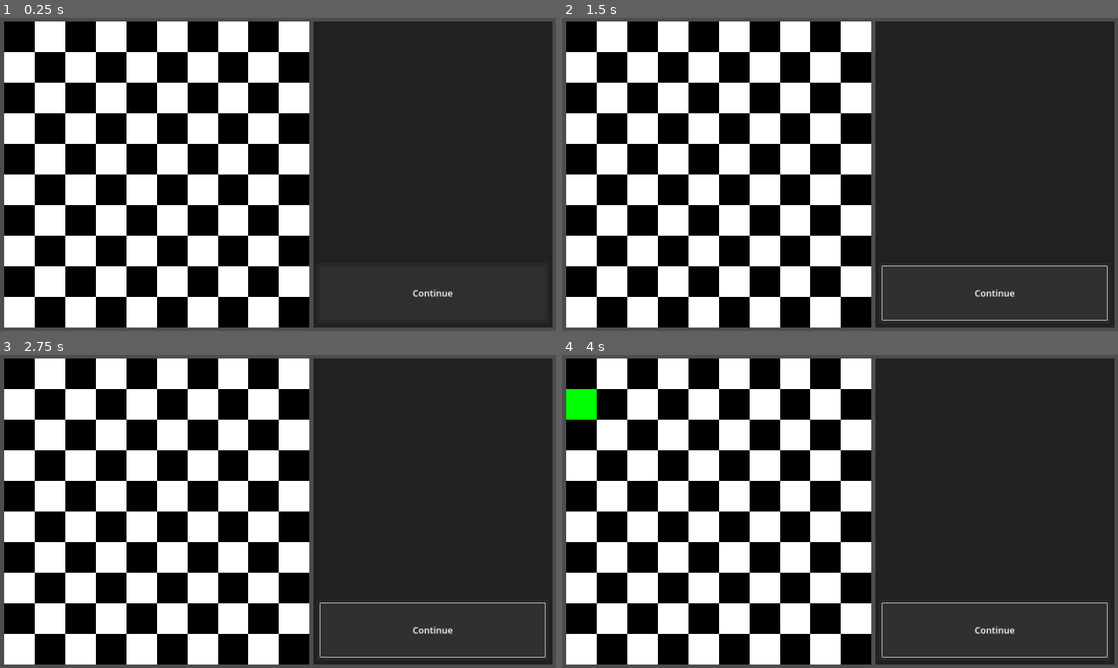
Above: before the commit, frames 1-4 (two rows, left to right).
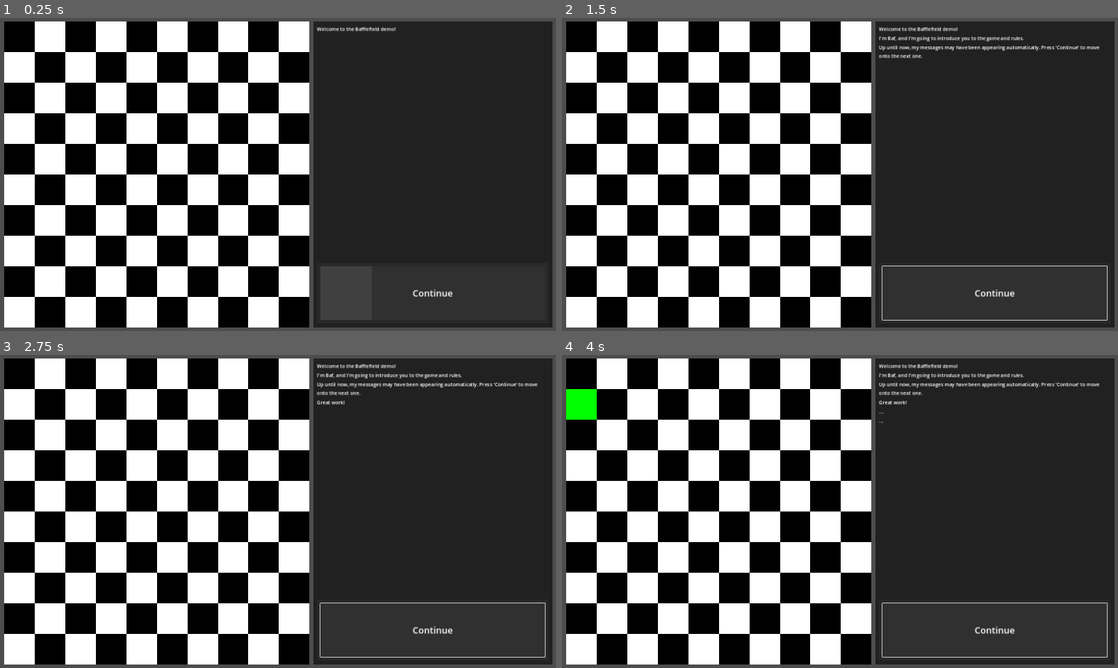
Above: after the commit, the same moments.

Repository: Taliesin268/Bafflefield
Game: Godot game, scene res://scenes/Bafflefield.tscn
Two runs of this game, one before a commit and one after it. Both use one fixed random seed, a clock stepped at 60 frames per second and the inputs below.
Inputs (mouse positions are in pixels of both pictures, inside the frame that each line leads up to):
- Up to frame 1 (0.25 s): no input
- Up to frame 2 (1.5 s): click "Continue" at 0.5 s; click "Continue" at 1.25 s
- Up to frame 3 (2.75 s): click "Continue" at 2 s
- Up to frame 4 (4 s): tap Enter at 2.75 s; move the mouse to (578, 373) at 2.77 s; click (578, 373) at 2.92 s; tap Space at 3.5 s; move the mouse to (578, 405) at 3.52 s; click (578, 405) at 3.67 s

The runs differ from the first frame. In frame 1, 0.1% of the frame differs, in the area x 57-72%, y 2-5%; in frame 2, 0.8%; in frame 3, 0.8%; in frame 4, 0.8%, in the area x 57-97%, y 2-22%.

Commit message:
implemented ui and dialog system

Diff:
--- a/data/dialog/introduction.json
+++ b/data/dialog/introduction.json
@@ -2,7 +2,7 @@
 	"Welcome to the Bafflefield demo!",
 	"I'm Baf, and I'm going to introduce you to the game and rules.",
 	{
-		"message": "Up until now, your the messages have been appearing automatically. Press 'Continue' to dismiss this one.",
+		"message": "Up until now, my messages may have been appearing automatically. Press 'Continue' to move onto the next one.",
 		"timeout": false
 	},
 	"Great work!"
--- a/scenes/Bafflefield.tscn
+++ b/scenes/Bafflefield.tscn
@@ -4,10 +4,10 @@
 [ext_resource type="Script" path="res://scenes/UI.gd" id="2_wtwxl"]
 
 [sub_resource type="StyleBoxFlat" id="StyleBoxFlat_r8xy1"]
-bg_color = Color(0.188235, 0.188235, 0.188235, 1)
+bg_color = Color(0.25098, 0.25098, 0.25098, 1)
 
 [sub_resource type="StyleBoxFlat" id="StyleBoxFlat_w3bdd"]
-bg_color = Color(0.25098, 0.25098, 0.25098, 1)
+bg_color = Color(0.188235, 0.188235, 0.188235, 1)
 
 [node name="Bafflefield" type="Node2D"]
 script = ExtResource("1_1l88r")
@@ -54,9 +54,13 @@
 
 [node name="TextScroller" type="ScrollContainer" parent="UI"]
 layout_mode = 2
-offset_right = 784.0
+offset_left = 12.0
+offset_top = 12.0
+offset_right = 772.0
+offset_bottom = 772.0
 
 [node name="TextContainer" type="VBoxContainer" parent="UI/TextScroller"]
+custom_minimum_size = Vector2(760, 0)
 layout_mode = 2
 
 [node name="Button" type="Button" parent="UI"]
@@ -76,6 +80,7 @@
 mouse_filter = 2
 theme_override_styles/background = SubResource("StyleBoxFlat_r8xy1")
 theme_override_styles/fill = SubResource("StyleBoxFlat_w3bdd")
+fill_mode = 1
 show_percentage = false
 
 [node name="ButtonLabel" type="Label" parent="UI/Button"]
@@ -95,3 +100,4 @@
 one_shot = true
 
 [connection signal="pressed" from="UI/Button" to="UI" method="_on_button_pressed"]
+[connection signal="timeout" from="UI/Button/ButtonTimer" to="UI" method="_on_button_timer_timeout"]
--- a/scenes/UI.gd
+++ b/scenes/UI.gd
@@ -7,10 +7,55 @@
 # BUILT-IN FUNCTIONS
 func _ready():
 	_load_dialog("introduction")
+	progress_dialog()
+
+func _process(delta):
+	if $Button/ButtonTimer.is_stopped(): return
+	$Button/TimeoutButton.value = $Button/ButtonTimer.time_left
 
 # CONNECTED SIGNALS
 func _on_button_pressed():
-	pass # Replace with function body.
+	progress_dialog()
+
+func _on_button_timer_timeout():
+	_on_button_pressed()
+
+# PUBLIC FUNCTIONS
+func progress_dialog():
+	if _dialog == null:
+		print_message("...")
+		return
+
+	var message = "..."
+	if _dialog[_current_message] is String:
+		message = _dialog[_current_message]
+		set_button(_get_read_time(message))
+	else:
+		message = _dialog[_current_message].message
+		set_button()
+	print_message(message)
+
+	_current_message += 1
+
+	if _current_message == _dialog.size():
+		_dialog = null
+		_current_message = 0
+
+func print_message(message: String):
+	var label = Label.new()
+	label.text = message
+	label.autowrap_mode = TextServer.AUTOWRAP_WORD
+	$TextScroller/TextContainer.add_child(label)
+
+func set_button(timeout: float = 0, text: String = "Continue", enabled: bool = true):
+	$Button/TimeoutButton.max_value = timeout
+	if timeout != 0:
+		$Button/ButtonTimer.start(timeout)
+	else:
+		$Button/ButtonTimer.stop()
+		$Button/TimeoutButton.value = 0
+	$Button/ButtonLabel.text = text
+	$Button.disabled = !enabled
 
 # PRIVATE FUNCTIONS
 func _load_dialog(dialog_name: String):
